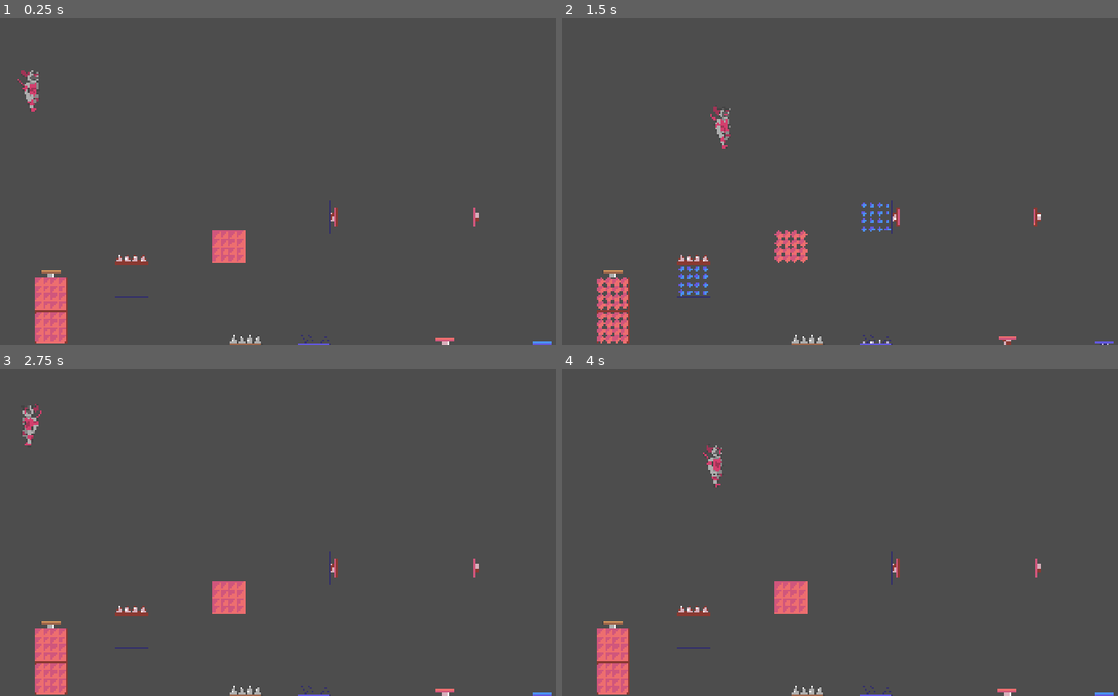
Above: before the commit, frames 1-4 (two rows, left to right).
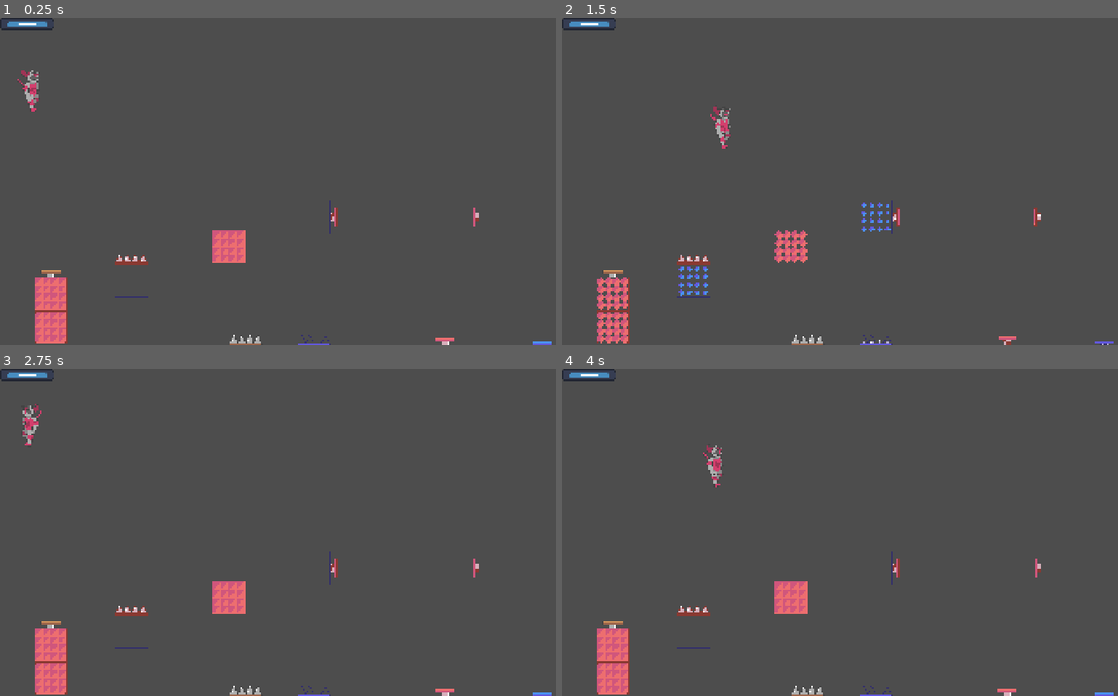
Above: after the commit, the same moments.

Repository: MatheoBrassart/The-Adventure-of-Beep-n-Boo-p
Game: Godot game, scene res://scenes/levels/level_test.tscn
Two runs of this game, one before a commit and one after it. Both use one fixed random seed, a clock stepped at 60 frames per second and the inputs below. The engine's default icon, where the game draws it, is replaced by a stand-in: a white triangle on a blue panel in a dark square.
Inputs:
- Up to frame 1 (0.25 s): no input
- Up to frame 2 (1.5 s): hold D (move_right) from 0.53 s (still down); tap Shift (switch_character) at 0.6, 1.35 s; tap Space (jump) at 0.77 s
- Up to frame 3 (2.75 s): tap Space (jump) at 1.52 s; release D (move_right) at 2.03 s; hold A (move_left) from 2.03 s (still down); tap Shift (switch_character) at 2.1 s
- Up to frame 4 (4 s): release A (move_left) at 2.78 s; hold D (move_right) from 2.78 s (still down); tap Shift (switch_character) at 2.85, 3.6 s; tap Space (jump) at 3.02, 3.77 s

The runs differ from the first frame. In frame 1, 0.2% of the frame differs, in the area x 0-10%, y 0-4%; in frame 2, 0.2%; in frame 3, 0.2%; in frame 4, 0.2%.

Commit message:
Trying to make a dialogue system

Diff:
--- a/the-adventure-of-beep-n'-boop/dialogues/Dialogues.json
+++ /dev/null
@@ -1,4 +0,0 @@
-[
-	{"name": "Beep", "text": "Test dialogue 1"},
-	{"name": "Boop", "text": "Test dialogue 2"}
-]
--- a/the-adventure-of-beep-n'-boop/dialogues/dialoguePlayer.tscn
+++ /dev/null
@@ -1,30 +0,0 @@
-[gd_scene load_steps=3 format=3 uid="uid://ddobj4avfwc2p"]
-
-[ext_resource type="Script" uid="uid://cnvav4sn0ldg6" path="res://scripts/dialogue_player.gd" id="1_0s845"]
-[ext_resource type="Texture2D" uid="uid://desbr1erhdkrq" path="res://icon.svg" id="1_ithi6"]
-
-[node name="CanvasLayer" type="CanvasLayer"]
-script = ExtResource("1_0s845")
-
-[node name="NinePatchRect" type="NinePatchRect" parent="."]
-offset_right = 145.0
-offset_bottom = 40.0
-texture = ExtResource("1_ithi6")
-patch_margin_left = 14
-patch_margin_top = 17
-patch_margin_right = 14
-patch_margin_bottom = 15
-
-[node name="Character" type="RichTextLabel" parent="NinePatchRect"]
-layout_mode = 0
-offset_left = 7.0
-offset_top = 4.0
-offset_right = 40.0
-offset_bottom = 10.0
-
-[node name="Message" type="RichTextLabel" parent="NinePatchRect"]
-layout_mode = 0
-offset_left = 8.0
-offset_top = 12.0
-offset_right = 141.0
-offset_bottom = 36.0
--- /dev/null
+++ b/the-adventure-of-beep-n'-boop/dialogues/dialogue_system.tscn
@@ -0,0 +1,33 @@
+[gd_scene load_steps=3 format=3 uid="uid://i20mbmoid2qo"]
+
+[ext_resource type="Texture2D" uid="uid://desbr1erhdkrq" path="res://icon.svg" id="1_1eml3"]
+[ext_resource type="Script" uid="uid://b261dh5plxltd" path="res://scripts/dialogue_system.gd" id="1_xnnjv"]
+
+[node name="dialogueSystem" type="CanvasLayer"]
+script = ExtResource("1_xnnjv")
+
+[node name="NinePatchRect" type="NinePatchRect" parent="."]
+offset_right = 180.0
+offset_bottom = 40.0
+texture = ExtResource("1_1eml3")
+patch_margin_left = 12
+patch_margin_top = 12
+patch_margin_right = 11
+patch_margin_bottom = 12
+
+[node name="Character" type="RichTextLabel" parent="NinePatchRect"]
+layout_mode = 0
+offset_left = 9.0
+offset_right = 49.0
+offset_bottom = 12.0
+bbcode_enabled = true
+
+[node name="Message" type="RichTextLabel" parent="NinePatchRect"]
+layout_mode = 0
+offset_left = 9.0
+offset_top = 15.0
+offset_right = 176.0
+offset_bottom = 36.0
+bbcode_enabled = true
+scroll_active = false
+visible_characters_behavior = 1
--- a/the-adventure-of-beep-n'-boop/project.godot
+++ b/the-adventure-of-beep-n'-boop/project.godot
@@ -18,6 +18,11 @@
 [autoload]
 
 GameInformations="*res://scenes/game_informations.tscn"
+DialogueSystem="*res://dialogues/dialogue_system.tscn"
+
+[dialogue_manager]
+
+runtime/balloon_path="uid://73jm5qjy52vq"
 
 [display]
 
@@ -25,6 +30,10 @@
 window/size/viewport_height=1080
 window/size/mode=2
 window/stretch/mode="canvas_items"
+
+[editor_plugins]
+
+enabled=PackedStringArray()
 
 [global_group]
 
@@ -58,10 +67,6 @@
 ]
 }
 
-[internationalization]
-
-locale/translations_pot_files=PackedStringArray("res://dialogues/dialogue_test.dialogue")
-
 [rendering]
 
 textures/canvas_textures/default_texture_filter=0
--- a/the-adventure-of-beep-n'-boop/scripts/dialogue_player.gd
+++ b/the-adventure-of-beep-n'-boop/scripts/dialogue_player.gd
@@ -1,3 +1,6 @@
 extends CanvasLayer
 
-export(String, FILE, "*.json") var dialogue_file
+var dictionary = {
+	"test_1": {"name": "Beep", "text": "Test dialogue 1"},
+	"test_2": {"name": "Boop", "text": "Test dialogue 2"}
+}
--- /dev/null
+++ b/the-adventure-of-beep-n'-boop/scripts/dialogue_system.gd
@@ -0,0 +1,7 @@
+extends CanvasLayer
+
+@onready var characterRichTextLabel: RichTextLabel = $NinePatchRect/Character
+@onready var messageRichTextLabel: RichTextLabel = $NinePatchRect/Message
+
+func ChangeTextbox():
+	pass
Not shown, removed: the-adventure-of-beep-n'-boop/dialogues/dialogue_test.dialogue
Not shown, removed: the-adventure-of-beep-n'-boop/dialogues/dialogue_test.dialogue.import
Not shown, added: the-adventure-of-beep-n'-boop/scripts/dialogue_system.gd.uid
